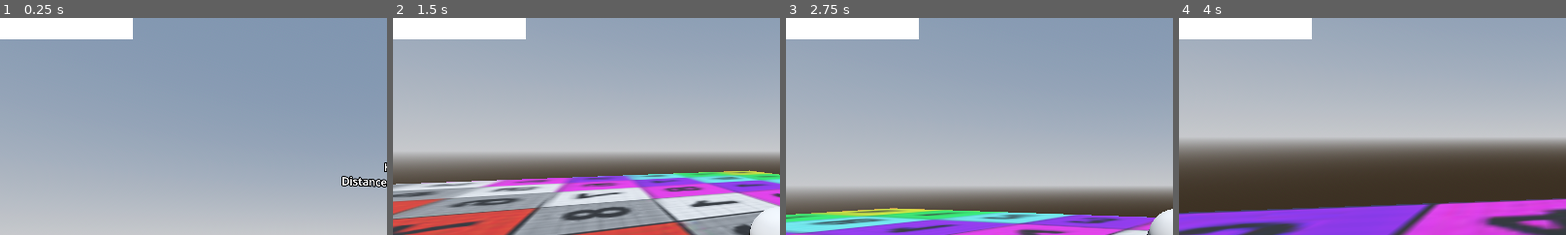
Above: before the commit, frames 1-4 (left to right).
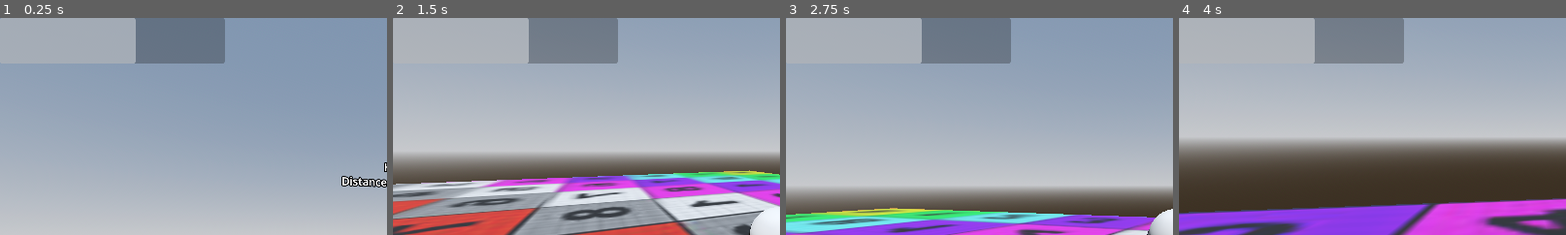
Above: after the commit, the same moments.

Repository: SamTheSagace/DonjonCrawler
Game: Godot game, scene res://scenes/game.tscn
Two runs of this game, one before a commit and one after it. Both use one fixed random seed, a clock stepped at 60 frames per second and the inputs below.
Inputs (mouse positions are % of the whole screen's width and height, from its top left):
- Up to frame 1 (0.25 s): no input
- Up to frame 2 (1.5 s): move the mouse to (72, 45) at 0.52 s; hold Right (right) 0.53-1.28 s; tap Middle mouse button (camera) at 0.6 s; click (72, 45) at 0.67 s; tap Space (jump) at 0.77 s; move the mouse to (45, 50) at 1.27 s; hold W (forward) from 1.28 s (still down); click (45, 50) at 1.35 s
- Up to frame 3 (2.75 s): keep holding W (forward); tap Space (jump) at 1.52 s; move the mouse to (52, 48) at 2.02 s; hold Ctrl (sneak) from 2.03 s (still down)
- Up to frame 4 (4 s): keep holding W (forward); move the mouse to (49, 52) at 2.77 s; release Ctrl (sneak) at 2.78 s; tap Alt (sprint) at 2.85 s; tap Space (jump) at 3.02, 3.77 s; move the mouse to (57, 51) at 3.52 s; tap Middle mouse button (camera) at 3.6 s
The pictures show only the part of the screen within x 0-50%, y 0-50%; the shares and areas given below are measured in that part.

The runs differ from the first frame. In frame 1, 12% of the frame differs, in the area x 0-59%, y 0-21%; in frame 2, 8.2%; in frame 3, 8.3%; in frame 4, 8.2%.

Commit message:
added healthbar

Diff:
--- a/Components/Characters/player/Player.tscn
+++ b/Components/Characters/player/Player.tscn
@@ -9,6 +9,7 @@
 [ext_resource type="PackedScene" uid="uid://pj2jrig5rx6h" path="res://Components/Objects/weapon_manager/sword/sword.glb" id="4_eef07"]
 [ext_resource type="Script" uid="uid://dmlgkbxt4c6mn" path="res://Components/Objects/weapon_manager/Animations/model_anim.gd" id="6_6r5ir"]
 [ext_resource type="Script" uid="uid://20qt3k6lqvx2" path="res://Components/Characters/player/movement.gd" id="9_305y5"]
+[ext_resource type="Script" uid="uid://bupf3pckd3pvo" path="res://Components/Characters/player/HUD.gd" id="10_2g87s"]
 
 [sub_resource type="CapsuleShape3D" id="CapsuleShape3D_bkrd4"]
 
@@ -92,9 +93,10 @@
 
 [sub_resource type="QuadMesh" id="QuadMesh_305y5"]
 
-[node name="Player" type="CharacterBody3D" node_paths=PackedStringArray("movement_controller")]
+[node name="Player" type="CharacterBody3D" node_paths=PackedStringArray("movement_controller", "health")]
 script = ExtResource("1_fcaap")
 movement_controller = NodePath("Movement")
+health = NodePath("HealthComponent")
 
 [node name="WeaponManager" parent="." node_paths=PackedStringArray("character", "view_model_container", "world_model_container") instance=ExtResource("3_6m33q")]
 character = NodePath("..")
@@ -186,11 +188,22 @@
 script = ExtResource("9_305y5")
 player = NodePath("..")
 
-[node name="CanvasLayer" type="CanvasLayer" parent="."]
-
-[node name="Node2D" type="Node2D" parent="CanvasLayer"]
-
-[node name="MeshInstance2D" type="MeshInstance2D" parent="CanvasLayer/Node2D"]
+[node name="HUD" type="CanvasLayer" parent="." node_paths=PackedStringArray("health")]
+script = ExtResource("10_2g87s")
+health = NodePath("../HealthComponent")
+
+[node name="Node2D" type="Node2D" parent="HUD"]
+
+[node name="HealthBar" type="ProgressBar" parent="HUD/Node2D"]
+unique_name_in_owner = true
+offset_right = 557.0
+offset_bottom = 113.0
+value = 60.0
+show_percentage = false
+
+[node name="Heatlhbar" type="MeshInstance2D" parent="HUD/Node2D"]
+unique_name_in_owner = true
+visible = false
 position = Vector2(164.24998, 26.75)
 scale = Vector2(329.49997, 54.5)
 mesh = SubResource("QuadMesh_305y5")
--- a/Components/Characters/player/player.gd
+++ b/Components/Characters/player/player.gd
@@ -90,7 +90,6 @@
 	if %CameraSmooth.position.y == 0:
 		_saved_camera_global_pos = null
 
-
 func add_upgrade(upgrade: BasePlayerUpgrade):
 	upgrades.append(upgrade)
 	upgrade.apply_upgrade(self)
--- a/scenes/game.gd
+++ b/scenes/game.gd
@@ -11,5 +11,6 @@
 	pass
 #
 func _input(event):
-	if Input.is_action_just_pressed("escape"):
-		get_tree().quit()
+	#if Input.is_action_just_pressed("escape"):
+		#get_tree().quit()
+	pass
Not shown: 1 places in Components/Characters/player/Player.tscn that only renumber resources
